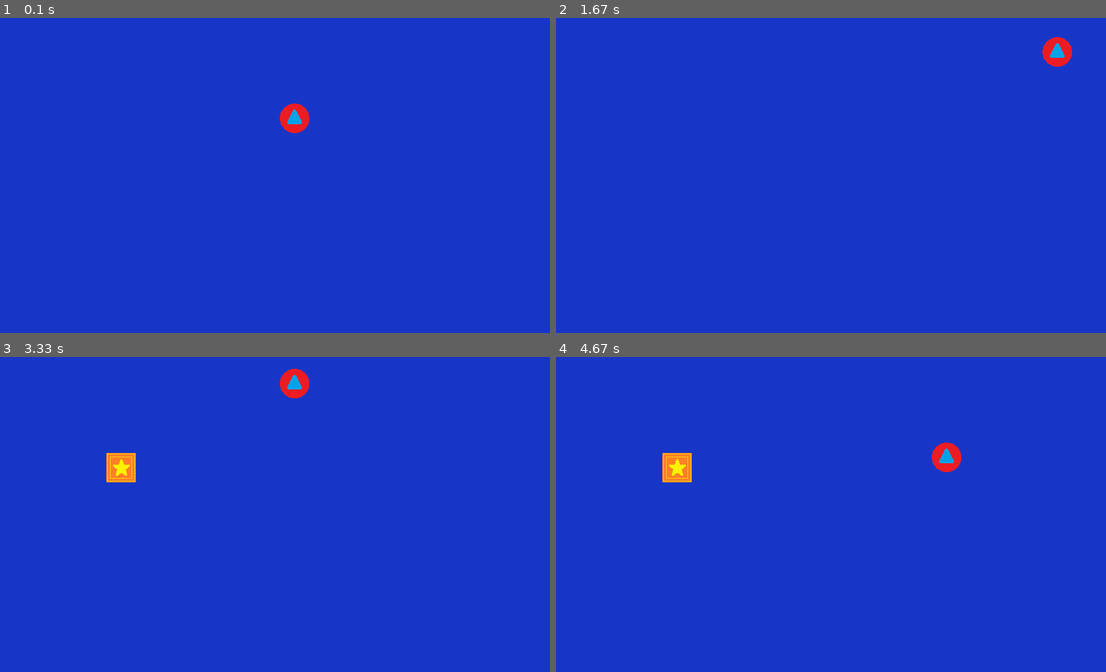
Above: before the commit, frames 1-4 (two rows, left to right).
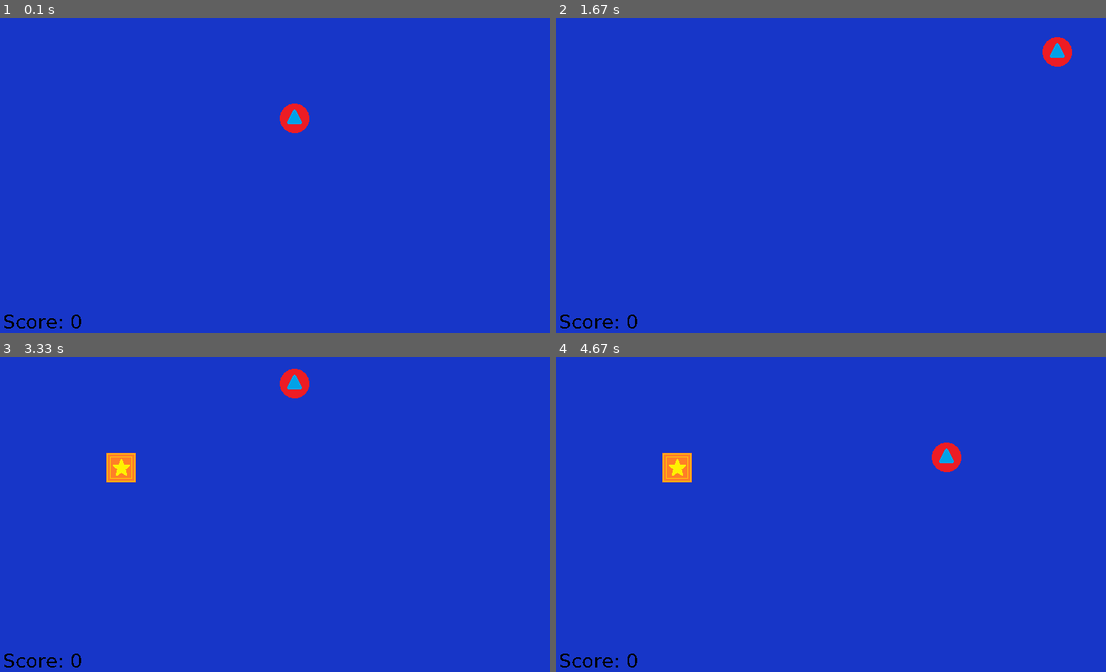
Above: after the commit, the same moments.

Repository: Swidnixx/Wstep-Pygame
Game: pygame game, started from main.py
The game is run twice, just before and just after one commit, with the same random seed, the same clock (stepped at 60 frames per second) and the same inputs.
Inputs:
- Up to frame 1 (0.1 s): no input
- Up to frame 2 (1.67 s): hold D 0.33-0.8 s; hold W 0.83-1.13 s; hold D 1.17-1.63 s
- Up to frame 3 (3.33 s): hold A 1.67-2.2 s; hold S 2.23-2.53 s; hold A 2.57-2.97 s; hold W from 3 s (still down)
- Up to frame 4 (4.67 s): release W at 3.37 s; hold D 3.4-4.03 s; hold S 4.07-4.43 s; hold A from 4.47 s (still down)

The runs differ from the first frame. In frame 1, 0.2% of the frame differs, in the area x 0-15%, y 94-99%; in frame 2, 0.2%; in frame 3, 0.2%; in frame 4, 0.2%.

Commit message:
TextDrawer, Liczenie i Wyświetlanie wyniku

Diff:
--- a/main.py
+++ b/main.py
@@ -1,6 +1,7 @@
 import pygame # Import modułu
 from player import Player
 from pickups import PickupFactory
+from ui import TextDrawer
 
 pygame.init() # Inicjalizacja modułu
 
@@ -18,9 +19,12 @@
 #obiekty gry
 player = Player(SCREEN_WIDTH//2, SCREEN_HEIGHT//2)
 pickup_factory = PickupFactory(SCREEN_WIDTH, SCREEN_HEIGHT)
+text_drawer = TextDrawer()
 
 spawn_event = pygame.USEREVENT
 pygame.time.set_timer(spawn_event, 3000)
+
+score = 0
 
 # Zmienna określająca, czy należy zamknąć okno
 game_status = True
@@ -39,12 +43,16 @@
     player.update(keys)
 
     collected = pickup_factory.check_collisions(player.rect)
+    score += collected
 
     #rysowanie
     screen.fill([23, 54, 200])
     screen.blit(player.img, player.rect)
     for p in pickup_factory.pickups:
         screen.blit(p.img, p.rect)
+
+    text_drawer.draw_text_main(screen, f'Score: {score}', (5, SCREEN_HEIGHT - 40))
+
     pygame.display.update() # Odświeżenie wyświetlanego okna
     clock.tick(60)
 
--- /dev/null
+++ b/ui.py
@@ -0,0 +1,9 @@
+import pygame
+
+class TextDrawer:
+    def __init__(self):
+        self.main_font = pygame.font.SysFont("Verdana", 26)
+
+    def draw_text_main(self, screen, text, position, color=(0,0,0)):
+        text = self.main_font.render(text, False, color)
+        screen.blit(text, position)
